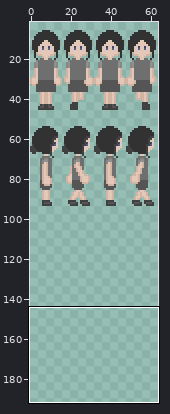
Two versions of one sprite sheet, sprites/char_1.png. Above: a wide view before the commit, with the close-up outlined.
Close-up. Before:
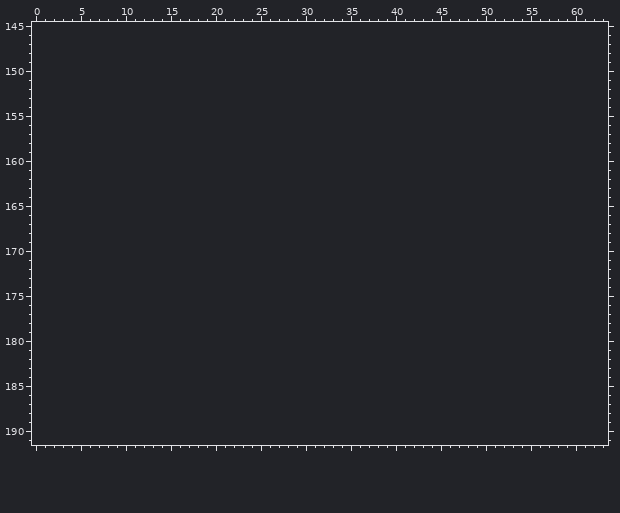
The file is 192x288 pixels, drawn in blocks of 3x3; one block is one cell here. Colours within 5 levels of each other are drawn and written as one. Shown: x 0..63, y 145..191. The old version is drawn lined up with the new one, on the new canvas. The wide view leaves out empty margins. The commit also changed other parts of the picture, which this record leaves out.
Palette (. is transparent): 
Pixels before (only the part around the change), first column x 0:
146 ................................................................
147 ................................................................
148 ................................................................
149 ................................................................
150 ................................................................
151 ................................................................
152 ................................................................
153 ................................................................
154 ................................................................
155 ................................................................
156 ................................................................
157 ................................................................
158 ................................................................
159 ................................................................
160 ................................................................
161 ................................................................
162 ................................................................
163 ................................................................
164 ................................................................
165 ................................................................
166 ................................................................
167 ................................................................
168 ................................................................
169 ................................................................
170 ................................................................
171 ................................................................
172 ................................................................
173 ................................................................
174 ................................................................
175 ................................................................
176 ................................................................
177 ................................................................
178 ................................................................
179 ................................................................
180 ................................................................
181 ................................................................
182 ................................................................
183 ................................................................
184 ................................................................
185 ................................................................
186 ................................................................
187 ................................................................
188 ................................................................
189 ................................................................
190 ................................................................
191 ................................................................
New version:
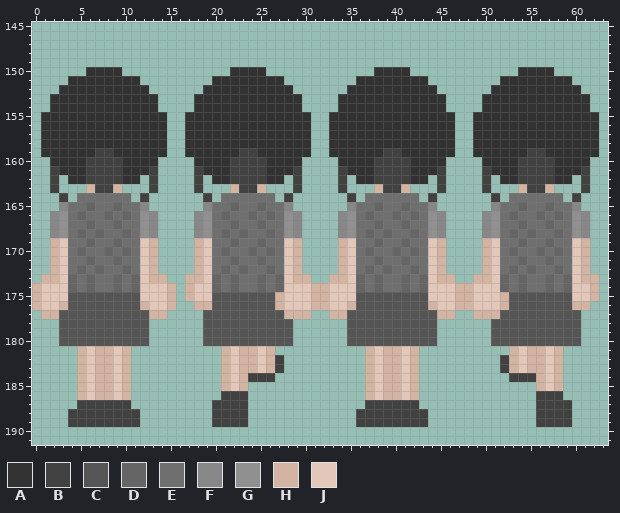
Colours new in this view: A #323232  B #414141  C #555555  D #656565  E #6f6f6f  F #878787  G #909090  H #d3b3a2  J #e3c8b9
Diff:
canvas 64x96 -> 64x192
Changed rows in their new state; - is an unchanged pixel.
first column x 0:
150 ------AAAA------------AAAA------------AAAA------------AAAA-----
151 ----AAAAAAAA--------AAAAAAAA--------AAAAAAAA--------AAAAAAAA---
152 ---AAAAAAAAAA------AAAAAAAAAA------AAAAAAAAAA------AAAAAAAAAA--
153 --AAAAAAAAAAAA----AAAAAAAAAAAA----AAAAAAAAAAAA----AAAAAAAAAAAA-
154 --AAAAAAAAAAAA----AAAAAAAAAAAA----AAAAAAAAAAAA----AAAAAAAAAAAA-
155 -AAAAAAAAAAAAAA--AAAAAAAAAAAAAA--AAAAAAAAAAAAAA--AAAAAAAAAAAAAA
156 -AAAAAAAAAAAAAA--AAAAAAAAAAAAAA--AAAAAAAAAAAAAA--AAAAAAAAAAAAAA
157 -AAAAAAAAAAAAAA--AAAAAAAAAAAAAA--AAAAAAAAAAAAAA--AAAAAAAAAAAAAA
158 -AAAAAAAAAAAAAA--AAAAAAAAAAAAAA--AAAAAAAAAAAAAA--AAAAAAAAAAAAAA
159 -AAAAAABBAAAAAA--AAAAAABBAAAAAA--AAAAAABBAAAAAA--AAAAAABBAAAAAA
160 --AAAABBBBAAAA----AAAABBBBAAAA----AAAABBBBAAAA----AAAABBBBAAAA-
161 --BAAABBBBAAAB----BAAABBBBAAAB----BAAABBBBAAAB----BAAABBBBAAAB-
162 --B-AABBBBAA-B----B-AABBBBAA-B----B-AABBBBAA-B----B-AABBBBAA-B-
163 --B---HBBH---B----B---HBBH---B----B---HBBH---B----B---HBBH---B-
164 ---B-EEEEEE-B------B-EEEEEE-B------B-EEEEEE-B------B-EEEEEE-B--
165 ---FEEDEEDEEF------FEEDEEDEEF------FEEDEEDEEF------FEEDEEDEEF--
166 --FGEDEEDEDEGF----FGEDEEDEDEGF----FGEDEEDEDEGF----FGEDEEDEDEGF-
167 --FGEEDEEDEEGF----FGEEDEEDEEGF----FGEEDEEDEEGF----FGEEDEEDEEGF-
168 --FGEDEDEEDEGF----FGEDEDEEDEGF----FGEDEDEEDEGF----FGEDEDEEDEGF-
169 --HJEEDEEDEEJH----HJEEDEEDEEJH----HJEEDEEDEEJH----HJEEDEEDEEJH-
170 --HJEDEEDEDEJH----HJEDEEDEDEJH----HJEDEEDEDEJH----HJEDEEDEDEJH-
171 --HJEEDEEDEEJH----HJEEDEEDEEJH----HJEEDEEDEEJH----HJEEDEEDEEJH-
172 --HJEDEDEEDEJH----HJEDEDEEDEJH----HJEDEDEEDEJH----HJEDEDEEDEJH-
173 -HHJDEDEEDEDJHH--HHJDEDEEDEDJHH--HHJDEDEEDEDJHH--HHJDEDEEDEDJHH
174 HJJJDEDEEDEDJJJH-HJJDEDEEDEDJJJHHJJJDEDEEDEDJJJHHJJJDEDEEDEDJJH
175 HJJJCCCCCCCCJJJH-HJJCCCCCCCHJJJHHJJJCCCCCCCCJJJHHJJJHCCCCCCCJJH
176 HJJHCCCCCCCCHJJH--HHCCCCCCCHJJJHHJJHCCCCCCCCHJJHHJJJHCCCCCCCHH-
177 -HHCCCCCCCCCCHH----CCCCCCCCCHHH--HHCCCCCCCCCCHH--HHHCCCCCCCCC--
178 ---CCCCCCCCCC------CCCCCCCCCC------CCCCCCCCCC------CCCCCCCCCC--
179 ---CCCCCCCCCC------CCCCCCCCCC------CCCCCCCCCC------CCCCCCCCCC--
180 ---CCCCCCCCCC------CCCCCCCCCC------CCCCCCCCCC------CCCCCCCCCC--
181 -----HJHHJH----------HJHHJH----------HJHHJH----------HJHHJH----
182 -----HJHHJH----------HJHHJHB---------HJHHJH---------BHJHHJH----
183 -----HJHHJH----------HJHHJHB---------HJHHJH---------BHJHHJH----
184 -----HJHHJH----------HJHBBB----------HJHHJH----------BBBHJH----
185 -----HJHHJH----------HJH-------------HJHHJH-------------HJH----
186 -----HJHHJH----------BBB-------------HJHHJH-------------BBB----
187 -----BBBBBB---------BBBB-------------BBBBBB-------------BBBB---
188 ----BBBBBBBB--------BBBB------------BBBBBBBB------------BBBB---
189 ----BBBBBBBB--------BBBB------------BBBBBBBB------------BBBB---
